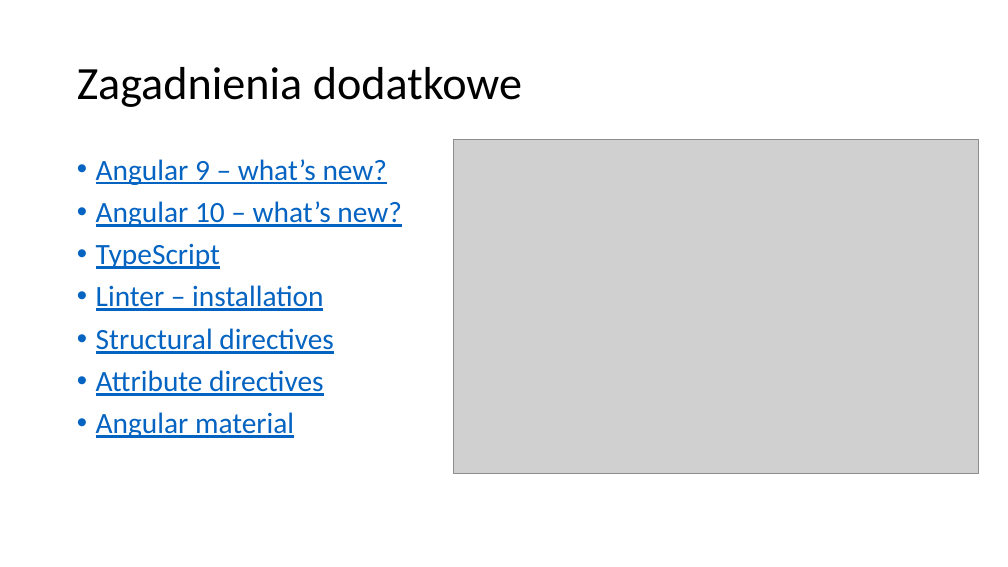
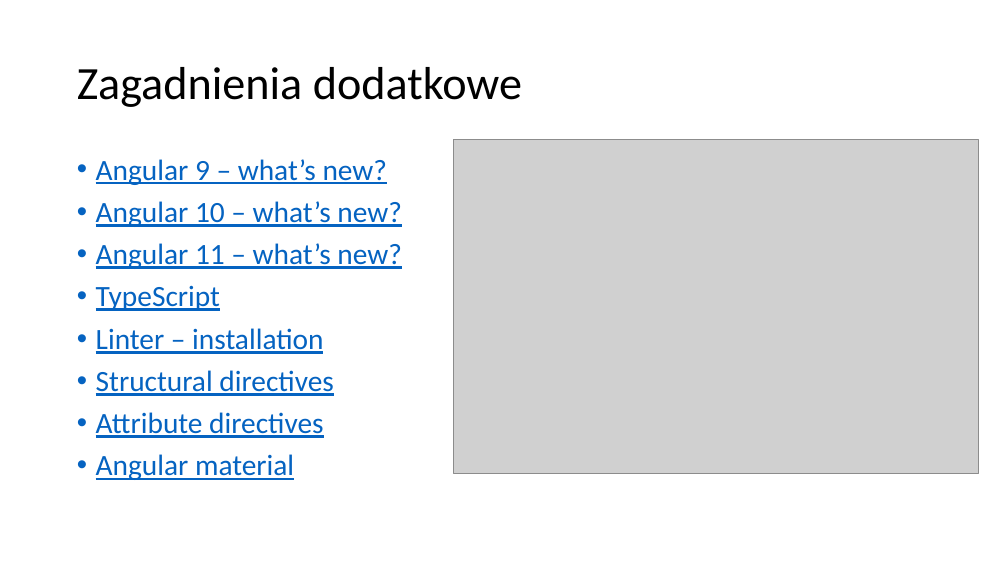
Before and after one commit to VadimPeczynski/Angular-Workshop, a slide deck: slide 30 of 1/presentation/Angular 1.pptx. Drawn at 1008x567 pixels with LibreOffice and Linux fonts; fonts in the diff are those of the drawing; grey boxes stand for pictures. Boxes give left, top, right and bottom in pixels: in the first picture for what was removed or moved away, otherwise in the second. Text is boxed around its words. In the diff, an @@ line names an element or a change of style, - is before the commit and + after.

Commit message:
Small changes in the presentation 1

```diff
--- a/1/presentation/Angular 1.pptx
+++ b/1/presentation/Angular 1.pptx
@@ text at (96,243,401,269): paragraph added @@
+• Angular 11 – what’s new?
```
Also in this commit, not shown: 2 other slides changed.
